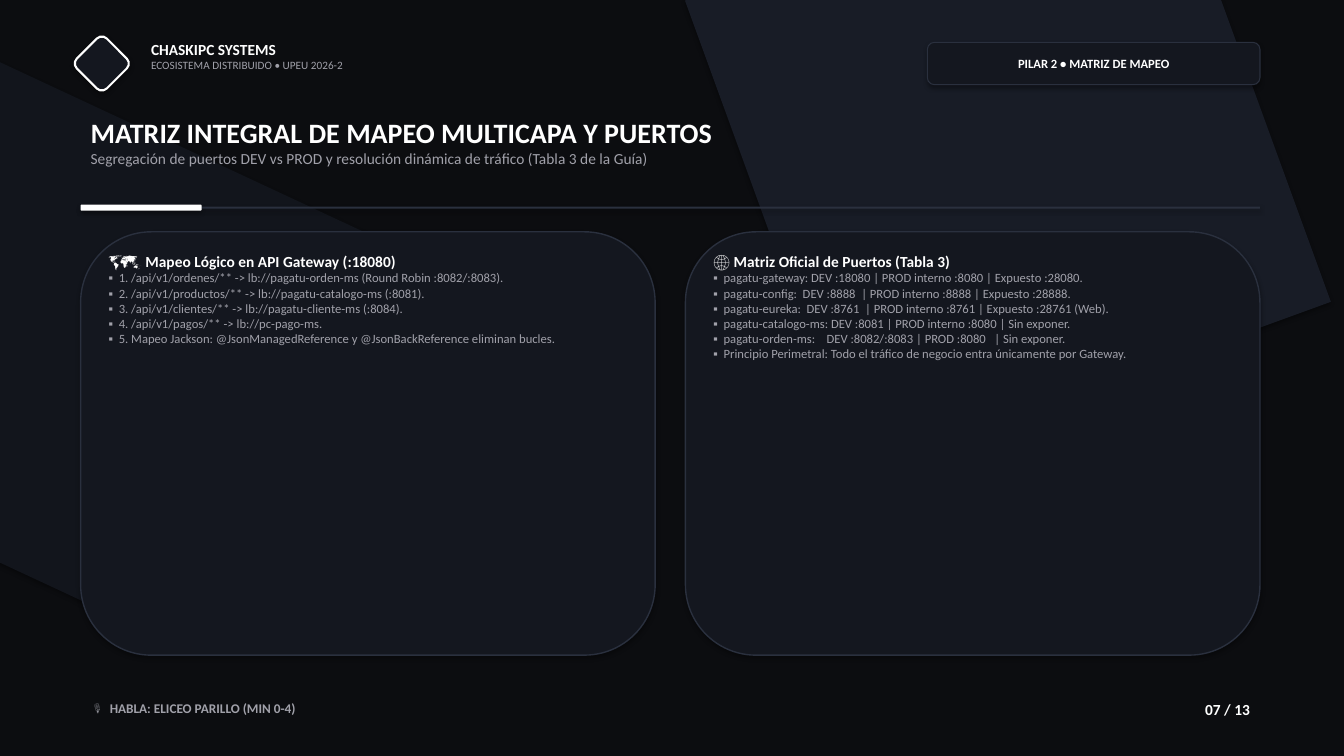
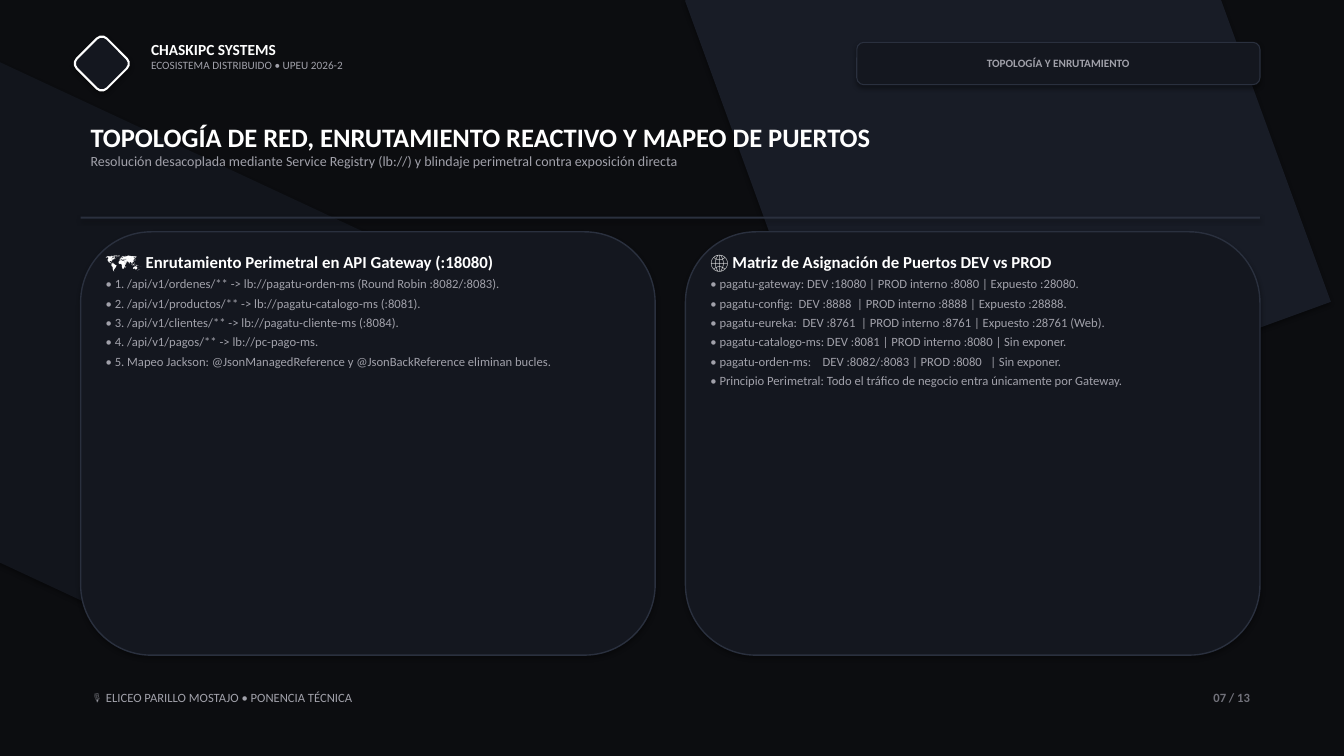
Before and after one commit to jaisesasaki24-cloud/ChaskiByte-Systems, a slide deck: slide 7 of presentacion.pptx. Drawn at 1344x756 pixels with LibreOffice and Linux fonts; fonts in the diff are those of the drawing. Boxes give left, top, right and bottom in pixels: in the first picture for what was removed or moved away, otherwise in the second. Text is boxed around its words. In the diff, an @@ line names an element or a change of style, - is before the commit and + after.

```diff
--- a/presentacion.pptx
+++ b/presentacion.pptx
@@ rounded rectangle "TOPOLOGÍA Y ENRUTAMIENTO": place and size @@
-rounded rectangle "TOPOLOGÍA Y ENRUTAMIENTO" at [928, 42, 1260, 85]
+rounded rectangle "TOPOLOGÍA Y ENRUTAMIENTO" at [857, 42, 1260, 85]
@@ text in rounded rectangle at [987, 58, 1129, 67]: text changed; size 9 to 8 pt; text colour #FFFFFF to #A1A1AA @@
-PILAR 2 • MATRIZ DE MAPEO
+TOPOLOGÍA Y ENRUTAMIENTO
@@ text at [91, 125, 870, 169]: text changed; size 11 to 10 pt @@
-MATRIZ INTEGRAL DE MAPEO MULTICAPA Y PUERTOS
-Segregación de puertos DEV vs PROD y resolución dinámica de tráfico (Tabla 3 de la Guía)
+TOPOLOGÍA DE RED, ENRUTAMIENTO REACTIVO Y MAPEO DE PUERTOS
+Resolución desacoplada mediante Service Registry (lb://) y blindaje perimetral contra exposición directa
@@ rounded rectangle removed at [81, 205, 202, 211] @@
@@ rectangle: place and size @@
-rectangle at [81, 207, 1260, 209]
+rectangle at [81, 217, 1260, 219]
@@ text at [115, 255, 551, 368]: text changed @@
-🗺️ Mapeo Lógico en API Gateway (:18080)
-▪ 1. /api/v1/ordenes/** -> lb://pagatu-orden-ms (Round Robin :8082/:8083).
-▪ 2. /api/v1/productos/** -> lb://pagatu-catalogo-ms (:8081).
-▪ 3. /api/v1/clientes/** -> lb://pagatu-cliente-ms (:8084).
-▪ 4. /api/v1/pagos/** -> lb://pc-pago-ms.
-▪ 5. Mapeo Jackson: @JsonManagedReference y @JsonBackReference eliminan bucles.
+🗺️ Enrutamiento Perimetral en API Gateway (:18080)
+• 1. /api/v1/ordenes/** -> lb://pagatu-orden-ms (Round Robin :8082/:8083).
+• 2. /api/v1/productos/** -> lb://pagatu-catalogo-ms (:8081).
+• 3. /api/v1/clientes/** -> lb://pagatu-cliente-ms (:8084).
+• 4. /api/v1/pagos/** -> lb://pc-pago-ms.
+• 5. Mapeo Jackson: @JsonManagedReference y @JsonBackReference eliminan bucles.
@@ text at [720, 256, 1122, 387]: text changed @@
-🌐 Matriz Oficial de Puertos (Tabla 3)
-▪ pagatu-gateway: DEV :18080 | PROD interno :8080 | Expuesto :28080.
-▪ pagatu-config: DEV :8888 | PROD interno :8888 | Expuesto :28888.
-▪ pagatu-eureka: DEV :8761 | PROD interno :8761 | Expuesto :28761 (Web).
-▪ pagatu-catalogo-ms: DEV :8081 | PROD interno :8080 | Sin exponer.
-▪ pagatu-orden-ms: DEV :8082/:8083 | PROD :8080 | Sin exponer.
-▪ Principio Perimetral: Todo el tráfico de negocio entra únicamente por Gateway.
+🌐 Matriz de Asignación de Puertos DEV vs PROD
+• pagatu-gateway: DEV :18080 | PROD interno :8080 | Expuesto :28080.
+• pagatu-config: DEV :8888 | PROD interno :8888 | Expuesto :28888.
+• pagatu-eureka: DEV :8761 | PROD interno :8761 | Expuesto :28761 (Web).
+• pagatu-catalogo-ms: DEV :8081 | PROD interno :8080 | Sin exponer.
+• pagatu-orden-ms: DEV :8082/:8083 | PROD :8080 | Sin exponer.
+• Principio Perimetral: Todo el tráfico de negocio entra únicamente por Gateway.
@@ text "07 / 13": place and size @@
-text "07 / 13" at [1205, 705, 1250, 715]
+text "07 / 13" at [1213, 694, 1250, 702]
@@ text "07 / 13" at [1213, 694, 1250, 702]: size 11 to 9 pt, text colour #FFFFFF to #71717A @@
@@ text at [106, 692, 352, 702]: text changed; size 9.5 to 9 pt; bold off @@
-🎙️ HABLA: ELICEO PARILLO (MIN 0-4)
+🎙️ ELICEO PARILLO MOSTAJO • PONENCIA TÉCNICA
```
Also in this commit, not shown: 12 other slides changed, 2 other files.
